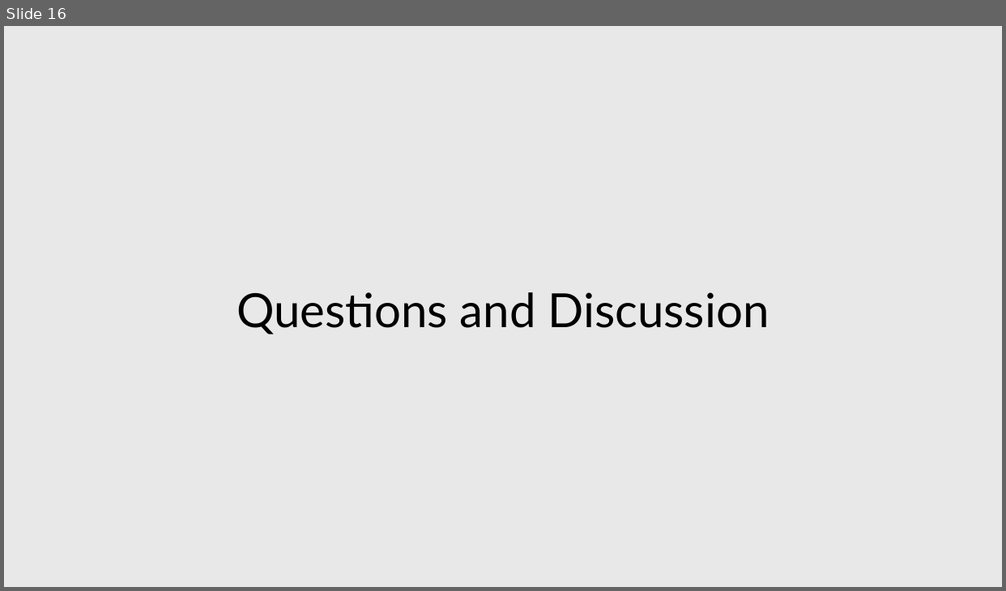
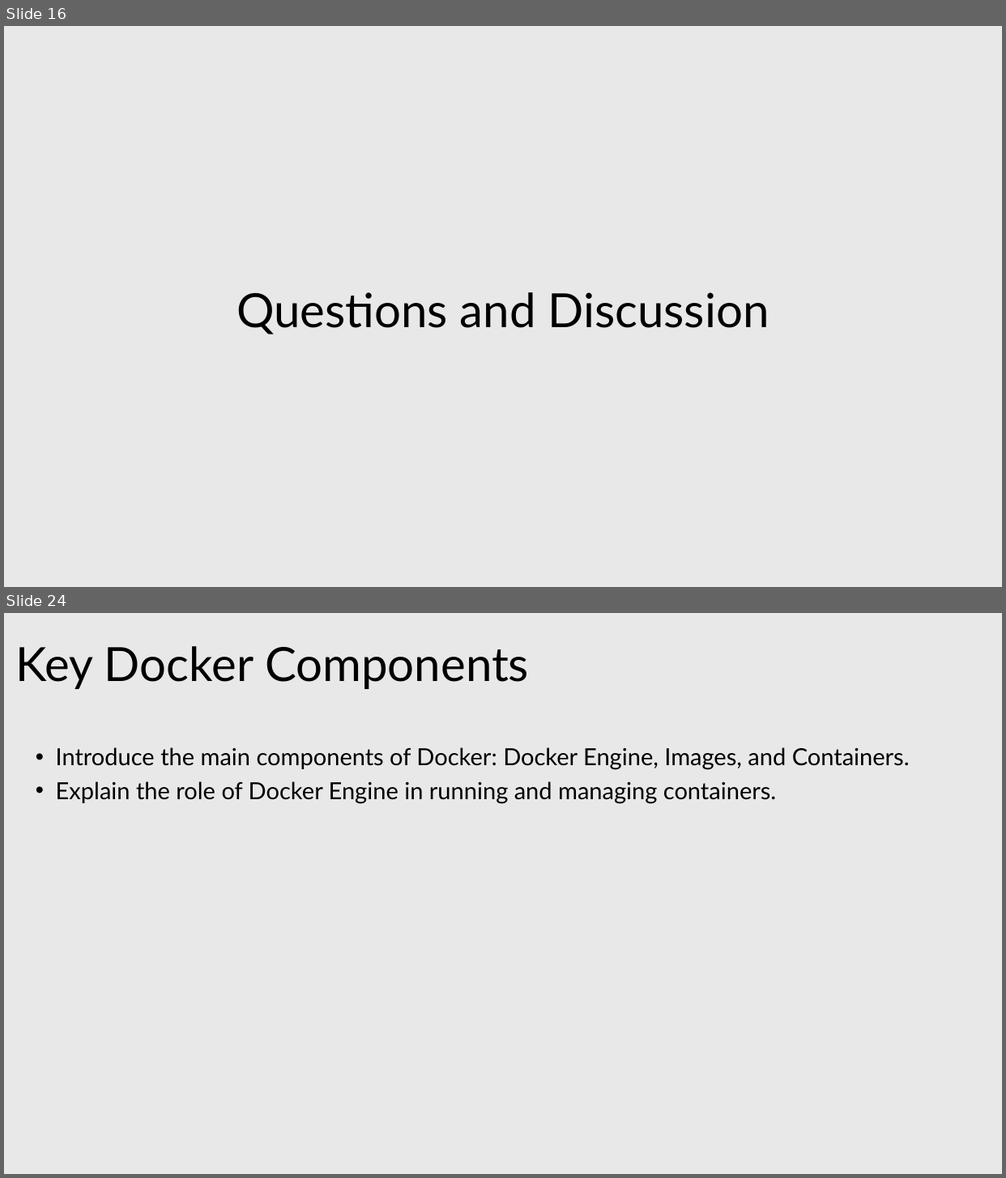
Before and after one commit to tranphuquy19/QA-DevOps-training, a slide deck: DevOps Principles and Practices for QA Professionals.pptx. Shown one above the other, each under a label of ours: slide 16 before the commit, slides 16 and 24 after it; the slides between them are not shown. The pictures are 1006x591 and 1006x1178 pixels, drawn with LibreOffice and Linux fonts; fonts in the diff are those of the drawing. Boxes give left, top, right and bottom in pixels: in the first picture for what was removed or moved away, otherwise in the second. Text is boxed around its words. In the diff, an @@ line names an element or a change of style, - is before the commit and + after.

```diff
--- a/DevOps Principles and Practices for QA Professionals.pptx
+++ b/DevOps Principles and Practices for QA Professionals.pptx
@@ slide 24 added at (x1=4, y1=613, x2=1002, y2=1174), background #E8E8E8 @@
@@ text added at (x1=15, y1=646, x2=529, y2=689), 68 pt, text #000000 @@
+Key Docker Components
@@ text added at (x1=56, y1=747, x2=910, y2=804), 34 pt, text #000000 @@
+  • Introduce the main components of Docker: Docker Engine, Images, and Containers.
+  • Explain the role of Docker Engine in running and managing containers.
```
Also in this commit, not shown: 2 slides changed, 27 other slides added, 18 other files.
